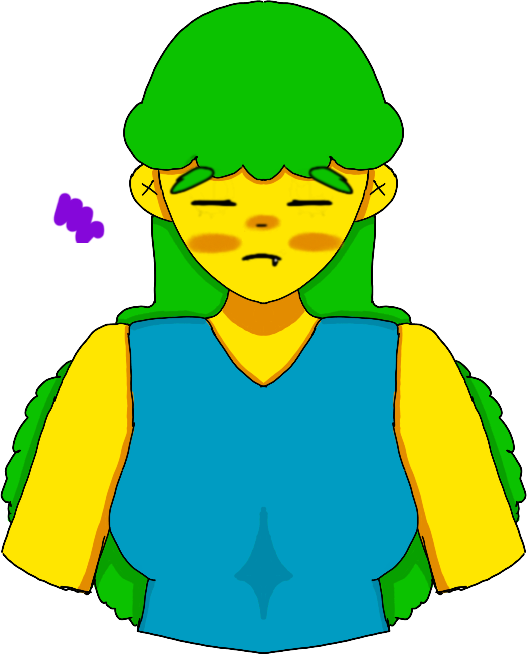
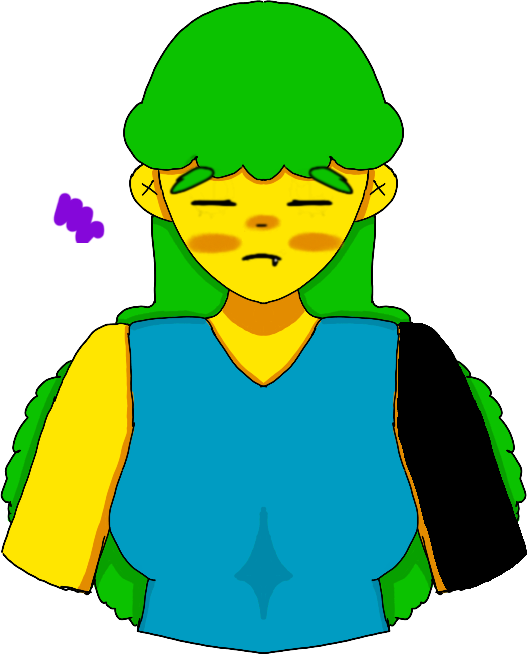
Revision of a layered 527 × 654 image; what changed, layer by layer:
painted on "face" over (x1=398, y1=322, x2=402, y2=383)
added layer "col" above "body" over (x1=397, y1=322, x2=527, y2=591)
painted on "body" over (x1=397, y1=322, x2=527, y2=591)
